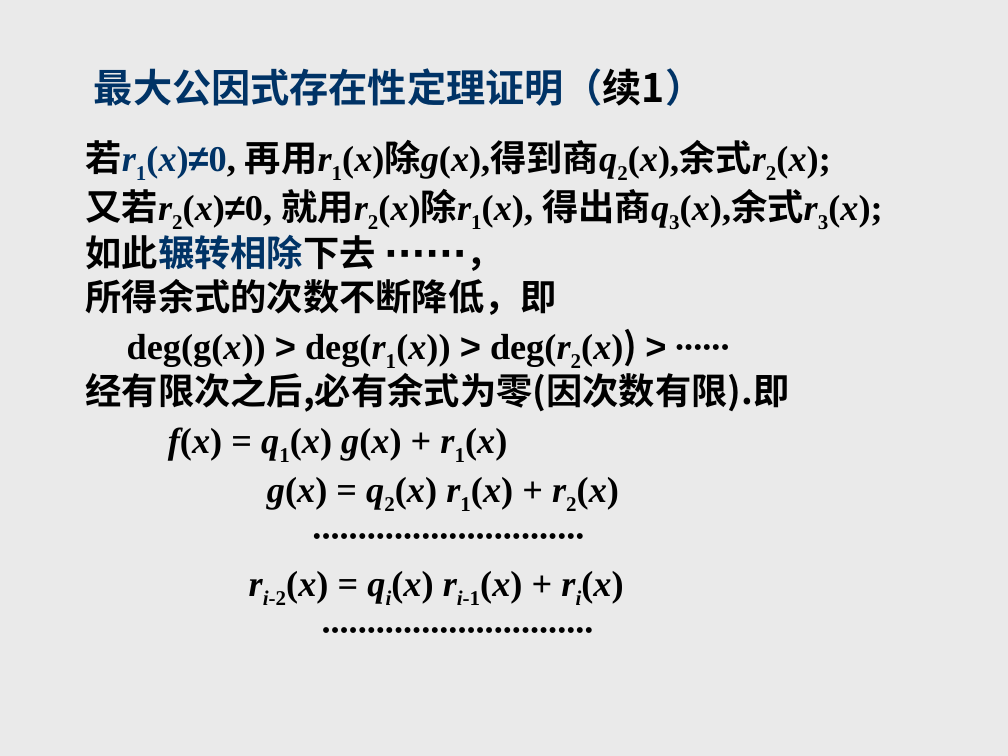
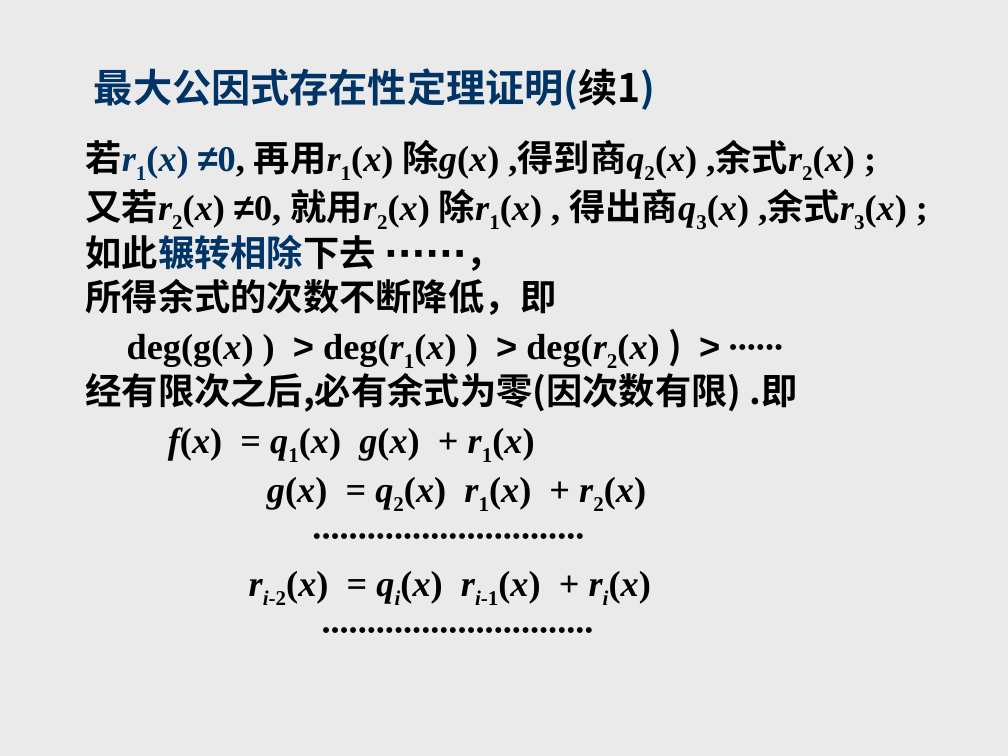
Before and after one commit to zhangbiaomath/zhangbiaomath.github.io, a slide deck: slide 42 of teaching/高等代数/课件/第1章-多项式.ppt. Drawn at 1008x756 pixels with LibreOffice and Linux fonts; fonts in the diff are those of the drawing. Boxes give left, top, right and bottom in pixels: in the first picture for what was removed or moved away, otherwise in the second. Text is boxed around its words. In the diff, an @@ line names an element or a change of style, - is before the commit and + after.

```diff
--- a/teaching/高等代数/课件/第1章-多项式.ppt
+++ b/teaching/高等代数/课件/第1章-多项式.ppt
@@ title at [94, 68, 656, 110]: text changed @@
-最大公因式存在性定理证明（续1）
+最大公因式存在性定理证明(续1)
@@ text at [85, 140, 907, 228]: spaces changed @@
-若r1(x)≠0, 再用r1(x)除g(x),得到商q2(x),余式r2(x);
-又若r2(x)≠0, 就用r2(x)除r1(x), 得出商q3(x),余式r3(x);
+若r1(x) ≠0, 再用r1(x) 除g(x) ,得到商q2(x) ,余式r2(x) ;
+又若r2(x) ≠0, 就用r2(x) 除r1(x) , 得出商q3(x) ,余式r3(x) ;
@@ text at [85, 333, 798, 412]: spaces changed @@
-deg(g(x)) > deg(r1(x)) > deg(r2(x)) > ∙∙∙∙∙∙
-经有限次之后,必有余式为零(因次数有限).即
+deg(g(x) ) > deg(r1(x) ) > deg(r2(x) ) > ∙∙∙∙∙∙
+经有限次之后,必有余式为零(因次数有限) .即
```
Also in this commit, not shown: 102 other slides changed.
